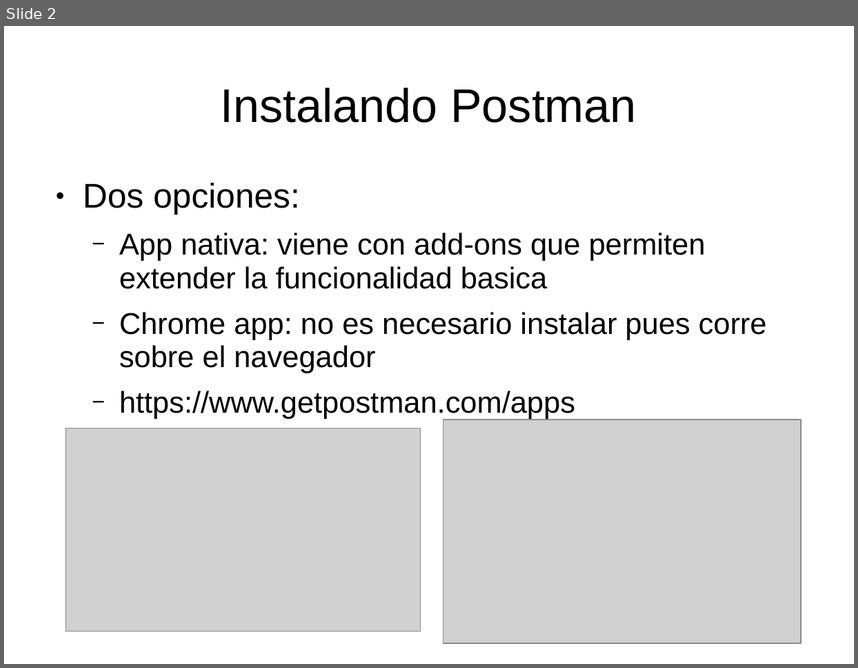
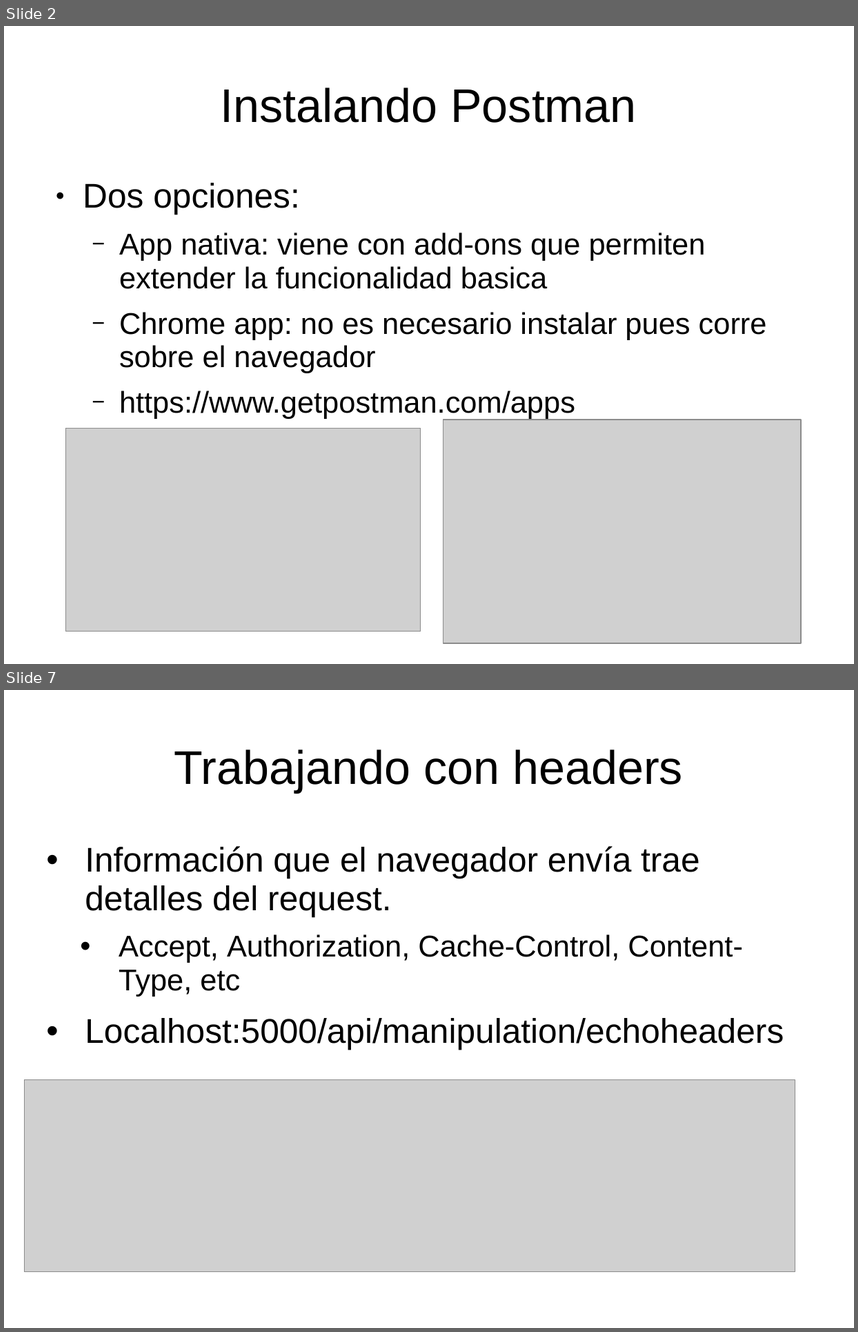
Before and after one commit to luisgepeto/PostmanCourse, a slide deck: Presentacion.ppt. Shown one above the other, each under a label of ours: slide 2 before the commit, slides 2 and 7 after it; the slides between them are not shown. The pictures are 858x668 and 858x1332 pixels, drawn with LibreOffice and Linux fonts; fonts in the diff are those of the drawing; grey boxes stand for pictures. Boxes give left, top, right and bottom in pixels: in the first picture for what was removed or moved away, otherwise in the second. Text is boxed around its words. In the diff, an @@ line names an element or a change of style, - is before the commit and + after.

```diff
--- a/Presentacion.ppt
+++ b/Presentacion.ppt
@@ slide 7 added at [4,690,854,1328], background #FFFFFF @@
@@ title added at [174,749,683,793], 44 pt, text #000000 @@
+Trabajando con headers
@@ text added at [85,846,784,1049], 32 pt, text #000000 @@
+• Información que el navegador envía trae detalles del request.
+  • Accept, Authorization, Cache-Control, Content-Type, etc
+• Localhost:5000/api/manipulation/echoheaders
@@ picture added at [24,1080,795,1272] @@
```
Also in this commit, not shown: 1 slide changed, 5 other slides added, 5 other files.
